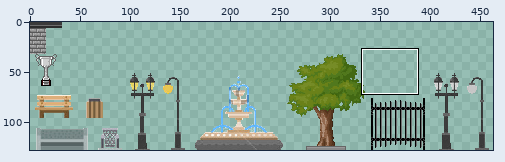
Edited in one commit: sprite sheet (AssetsSources/levels/Style.png). Above, an overview of the earlier version with the close-up marked.
Close-up. Before the commit:
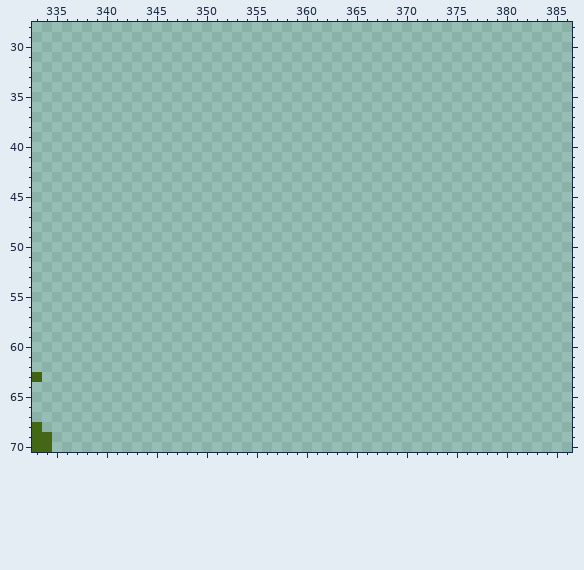
The file is 512x128 pixels. Shown: x 333..386, y 28..70. The wide view leaves out empty margins. The commit also changed other parts of the picture, which this record leaves out.
The result:
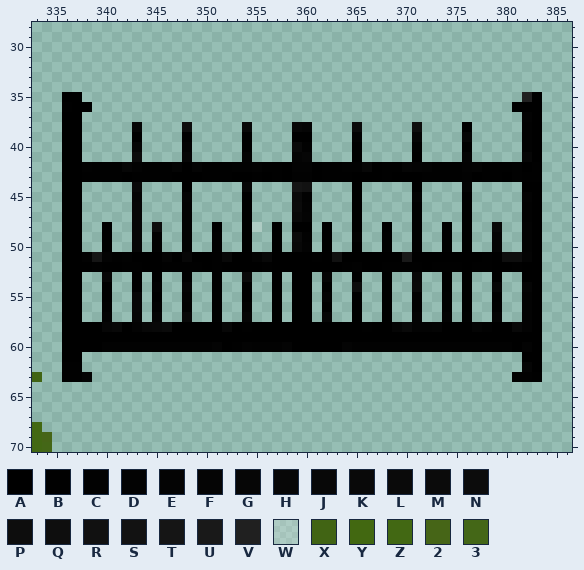
Palette (. is transparent): A #000000  B #010101  C #020202  D #030303  E #040404  F #050505  G #060606  H #070707  J #080808  K #090909  L #0a0a0a  M #0b0b0b  N #0c0c0c  P #0d0d0d  Q #0e0e0e  R #111111  S #121212  T #151515  U #191919  V #202020  W #f6f6f63f  X #416414  Y #426811  Z #426813  2 #466517  3 #446717
Diff:
Changed rows in their new state; - is an unchanged pixel.
first column x 336:
35 AA--------------------------------------------VA
36 BAA------------------------------------------AAA
37 AA--------------------------------------------DA
38 AA-----G----Q-----J----HF----M-----Q----A-----CA
39 AA-----A----B-----A----AA----C-----F----G-----CA
40 AA-----G----D-----A----KC----A-----B----A-----CA
41 AA-----N----G-----D----EG----A-----A----E-----GA
42 AACBBBGDBBBEAEBBBCCDBBADDABBCCHABBFEDBBBDEBBBCAB
43 AABBBBABBBBAAABBBAABABACCABBBAAABAAABBBBCABBACBB
44 AA-----K----A-----G----TS----A-----A----D-----AA
45 AA-----F----E-----A----LC----A-----D----A-----DA
46 AA-----G----D-----A----MD----A-----B----A-----CA
47 AA-----G----D-----A----JE----A-----B----A-----CA
48 AA--A--G-P--D--A--AW-A-AA-A--A--A--B--B-A--J--DA
49 AA--A--G-C--D--B--A--A-LC-A--C--B--B--B-A--E--DA
50 AA--A--G-C--D--B--A--A-JD-A--A--B--B--B-A--E--DA
51 AACTDBCAAAEAHAABJAADJAAAABARAAAAAAUAAAAAAABAQQEA
52 AAABAABBAABBBBABAAAABAAAAAAABCAABBBBABBBABBAABAA
53 AA--H--A-A--B--B--L--A-AA-F--A--A--J--A-A--A--AA
54 AA--A--A-C--F--B--A--A-AA-A--N--A--K--A-A--G--FA
55 AA--A--G-A--D--B--A--A-AA-D--A--A--B--B-A--A--DA
56 AA--B--G-C--C--B--C--A-AA-A--A--A--B--B-A--B--DA
57 AA--D--F-F--J--B--F--A-AA-G--A--A--D--D-B--E--DA
58 AAAAGJADHJLAAAAAHABAAAAAAAAAAABAAFKDDEAAAECAAJDA
59 AAAAAAAAAAAAAAAAAAAAAAAAAAAAAAAAAAAAAAAAAAAAAAAA
60 AAAACCCCCCCCCCCEABDCCCEAAAAAECCCCCCCCCCCCCCCCADA
61 AA--------------------------------------------AA
62 BB--------------------------------------------FA
63 BBE------------------------------------------CCB
Changed places in both close-ups, as pixel boxes (x1, y1, x2, y2):
added: (62, 92, 542, 382)
